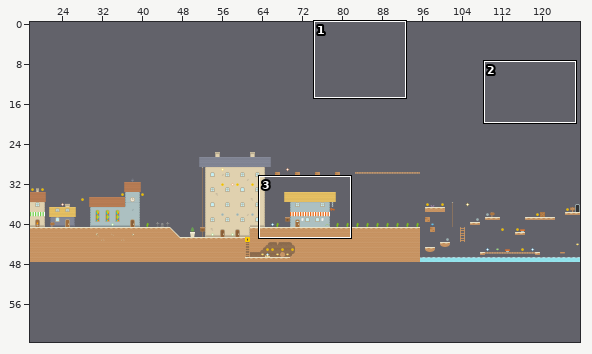
A Tiled map gets an edit: assets/tilesmap/level-2.tmx. Above: a wide view before the commit, with the close-up outlined.
Close-up. Before the commit:
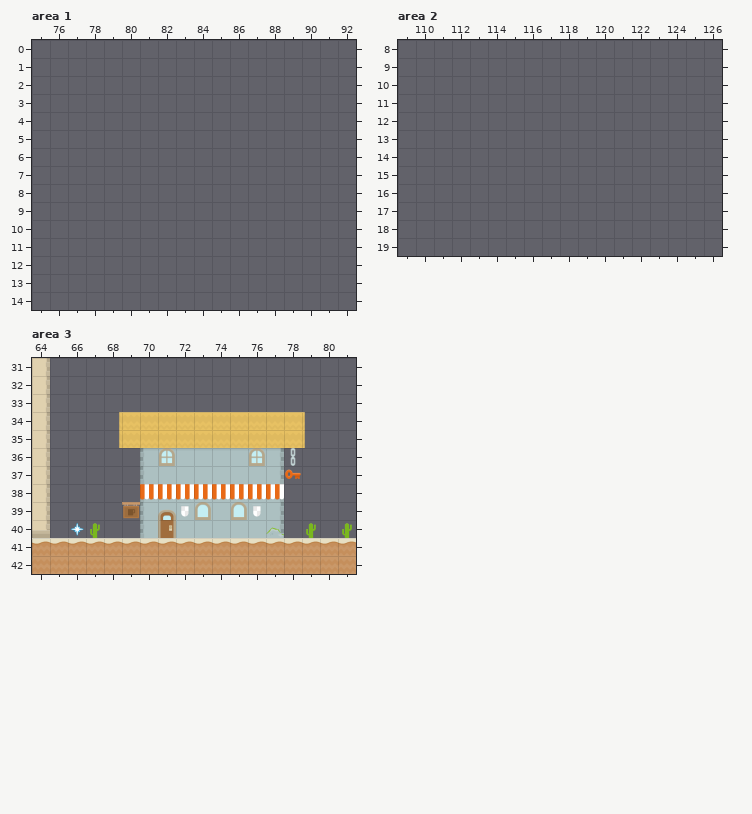
Cells are 64x64 px. Shown: area 1 x 75..92, y 0..14; area 2 x 109..126, y 8..19; area 3 x 64..81, y 31..42. The commit also changed other parts of the map, which this record leaves out. The old version is drawn lined up with the new one.
Once edited:
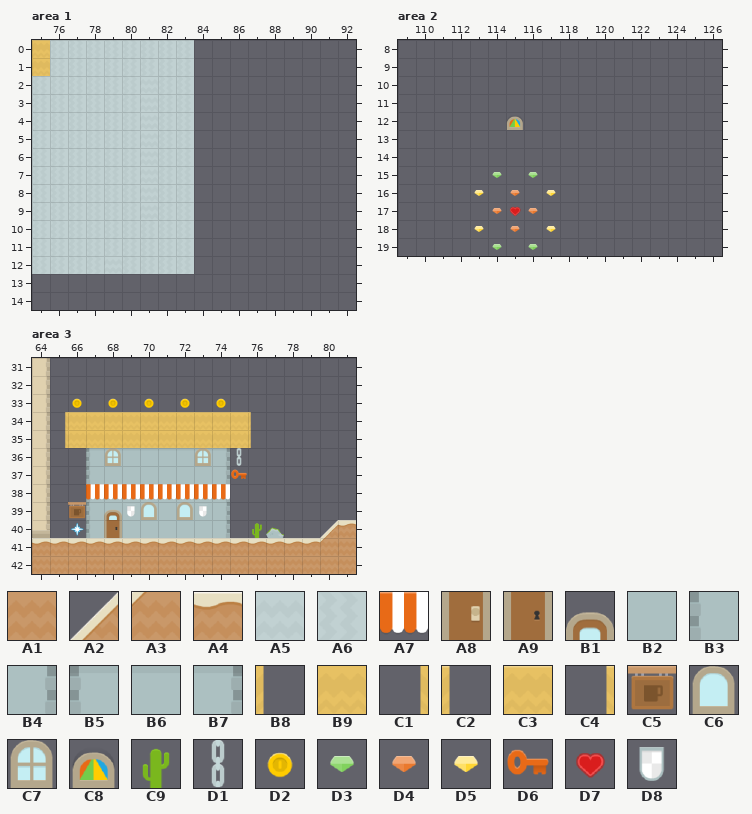
Key: from "world-spritesheet": A1 96, A2 106, A3 107, A4 111, A5 118, A6 118 turned 90, A7 396, A8 401, A9 403, B1 408, B2 434, B3 440, B4 441, B5 442, B6 443, B7 444, B8 459, B9 460, C1 461, C2 462, C3 463, C4 464, C5 470, C6 471, C7 472, C8 488, C9 538, D1 539, D2 541, D3 557, D4 558, D5 559, D6 562, D7 651, D8 655.
__ is an empty cell.
Changes in this commit:
map size 128x24 -> 128x64 cells (old content now starts at 0,24; both pictures use the new coordinates)
Layer "blocs", area 1:
y 0: x 75..83 __ __ __ __ __ __ __ __ __ -> C3 A6 A6 A6 A6 A6 A6 A6 A6
y 1: x 75..83 __ __ __ __ __ __ __ __ __ -> B9 A6 A6 A6 A6 A6 A6 A6 A6
y 2..9: x 75..83 __ __ __ __ __ __ __ __ __ -> A6 A6 A6 A6 A6 A6 A5 A6 A6
y 10..11: x 75..83 __ __ __ __ __ __ __ __ __ -> A6 A6 A6 A6 A6 A6 A6 A6 A6
y 12: x 75..83 __ __ __ __ __ __ __ __ __ -> A6 A6 A6 A6 A5 A6 A6 A6 A6
Layer "back", area 2:
y 12: x 115 __ -> C8
Layer "game", area 2:
y 15: x 114 __ -> D3; x 116 __ -> D3
y 16: x 113 __ -> D5; x 115 __ -> D4; x 117 __ -> D5
y 17: x 114..116 __ __ __ -> D4 D7 D4
y 18: x 113 __ -> D5; x 115 __ -> D4; x 117 __ -> D5
y 19: x 114 __ -> D3; x 116 __ -> D3
Layer "backUnderground", area 3:
y 36: x 67..70 __ __ __ B5 -> B5 B6 B6 B6; x 74..77 B6 B6 B6 B7 -> B7 __ __ __
y 37: x 67..70 __ __ __ B3 -> B3 B2 B2 B2; x 74..77 B2 B2 B2 B4 -> B4 __ __ __
y 38: x 67..69 __ __ __ -> B3 B2 B2; x 75..77 B2 B2 B4 -> __ __ __
y 39: x 67..70 __ __ __ B3 -> B3 B2 B2 B2; x 74..77 B2 B2 B2 B4 -> B4 __ __ __
y 40: x 67 __ -> B3; x 69..70 __ B3 -> B2 B2; x 74..77 B2 B2 B2 B4 -> B4 __ __ __
Layer "back", area 3:
y 36: x 68 __ -> C7; x 71 C7 -> __; x 73 __ -> C7; x 75..76 __ C7 -> D1 __; x 78 D1 -> __
y 38: x 67..69 __ __ __ -> A7 A7 A7; x 75..77 A7 A7 A7 -> __ __ __
y 39: x 68..73 __ __ __ B1 D8 C6 -> B1 D8 C6 __ C6 D8; x 75..76 C6 D8 -> __ __
y 40: x 67..68 C9 __ -> __ A9; x 71 A8 -> __; x 76 __ -> C9; x 79..81 C9 __ C9 -> __ A2 __
Layer "blocs", area 3:
y 34: x 65..68 __ __ __ C4 -> C4 C3 C3 C3; x 76..79 C3 C3 C3 C2 -> C2 __ __ __
y 35: x 65..68 __ __ __ C1 -> C1 B9 B9 B9; x 76..79 B9 B9 B9 B8 -> B8 __ __ __
y 40: x 81 __ -> A4
y 41: x 80..81 A4 A4 -> A3 A1
Layer "game", area 3:
y 33: x 66 __ -> D2; x 68 __ -> D2; x 70 __ -> D2; x 72 __ -> D2; x 74 __ -> D2
y 37: x 75 __ -> D6; x 78 D6 -> __
Layer "front", area 3:
y 39: x 66 __ -> C5; x 69 C5 -> __
Pixel boxes of the changes (left, top, right, bottom) in both close-ups:
added: (32, 40, 194, 274)
added: (506, 116, 523, 130)
added: (474, 172, 556, 250)
changed: (65, 398, 356, 545)
